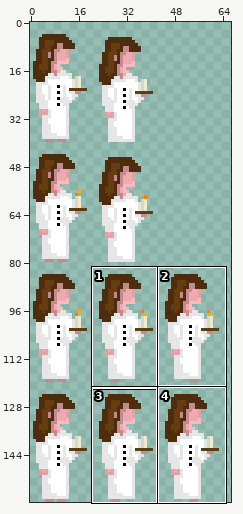
A sprite sheet gets an edit: Assets/Sprites/Game/Player/Player.png. Above, an overview of the earlier version with the close-up marked.
Close-up. The starting point:
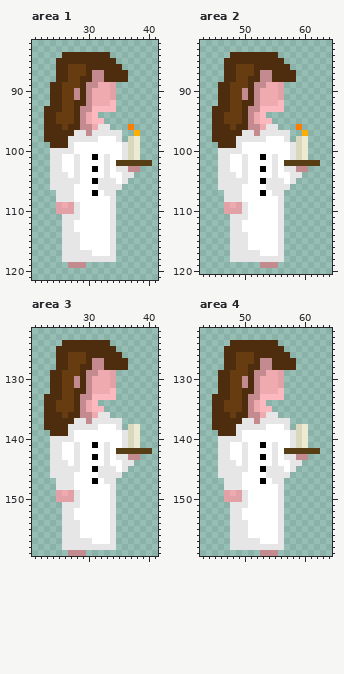
The file is 88x160 pixels. Shown: area 1: x 21..41, y 82..121; area 2: x 43..64, y 82..120; area 3: x 21..41, y 122..159; area 4: x 43..64, y 122..159. The wide view leaves out empty margins.
And afterwards:
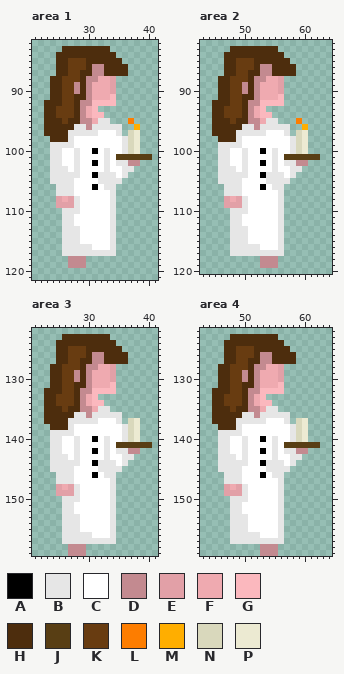
Palette (. is transparent): A #000000  B #e6e6e6  C #ffffff  D #c38a90  E #e2a0a7  F #efaab0  G #fbb8be  H #4d2d0d  J #583e14  K #683c11  L #fd7d00  M #ffae00  N #d9d8bc  P #ecead2
Commit message: Add head bob
The edit:
Changed rows in their new state; - is an unchanged pixel.
Area 1:
first column x 23:
 83 ---HHHHHHHH-------
 84 --H--------H------
 85 ----KKK-----H-----
 86 --------DD---H----
 87 ------H-----------
 88 -H-K---D-FFE..----
 89 -----D--F---------
 91 -----H-----G------
 92 H-----D-GGG-------
 93 --K----F-...------
 94 ---------G--------
 95 --H-H--DFBB---L---
 96 ---H-BB-B--BB-.M--
 97 ----B--B-CCC--NP--
 98 .----CCCC---CB----
 99 -BBB--------------
100 ---CCB--A-B-------
101 --------C---JJJJJJ
102 --------A---BBDD..
103 ---B----C---C-B.--
104 ----B---AB-B--.---
105 -----C--C---B.----
106 -.------AC--.-----
107 --------C-C-------
108 --EFEB------------
109 ---E--------------
110 --.BB-------------
111 -----C------------
113 -----B------------
116 ------BB----------
117 --------BBB-------
118 ---.DDD.....------
Area 2:
first column x 45:
 83 ---HHHHHHHH-------
 84 --H--------H------
 85 ----KKK-----H-----
 86 --------DD---H----
 87 ------H-----------
 88 -H-K---D-FFE..----
 89 -----D--F---------
 91 -----H-----G------
 92 H-----D-GGG-------
 93 --K----F-...------
 94 ---------G--------
 95 --H-H--DFBB---L---
 96 ---H-BB-B--BB-.M--
 97 ----B--B-CCC--NP--
 98 .----CCCC---CB----
 99 -BBB--------------
100 ---CCB--A-B-------
101 --------C---JJJJJJ
102 --------A---BBDD..
103 ---B----C---C-B.--
104 ----B---AB-B--.---
105 -----C--C---B.----
106 -.------AC--.-----
107 --------C-C-------
108 --EFEB------------
109 ---E--------------
110 --.BB-------------
111 -----C------------
113 -----B------------
116 ------BB----------
117 --------BBB-------
118 ---.....DDD.------
Area 3:
first column x 23:
123 ---HHHHHHHH-------
124 --H--------H------
125 ----KKK-----H-----
126 --------DD---H----
127 ------H-----------
128 -H-K---D-FFE..----
129 -----D--F---------
131 -----H-----G------
132 H-----D-GGG-------
133 --K----F-...------
134 ---------G--------
135 --H-H--DFBB-------
136 ---H-BB-B--BB-----
137 ----B--B-CCC--NP--
138 .----CCCC---CB----
139 -BBB--------------
140 ---CCB--A-B-------
141 --------C---JJJJJJ
142 --------A---BBDD..
143 ---B----C---C-B.--
144 ----B---AB-B--.---
145 -----C--C---B.----
146 -.------AC--.-----
147 --------C-C-------
148 --EFEB------------
149 ---E--------------
150 --.BB-------------
151 -----C------------
153 -----B------------
156 ------BB----------
157 --------BBB-------
158 ---.DDD.....------
Area 4:
first column x 45:
123 ---HHHHHHHH-------
124 --H--------H------
125 ----KKK-----H-----
126 --------DD---H----
127 ------H-----------
128 -H-K---D-FFE..----
129 -----D--F---------
131 -----H-----G------
132 H-----D-GGG-------
133 --K----F-...------
134 ---------G--------
135 --H-H--DFBB-------
136 ---H-BB-B--BB-----
137 ----B--B-CCC--NP--
138 .----CCCC---CB----
139 -BBB--------------
140 ---CCB--A-B-------
141 --------C---JJJJJJ
142 --------A---BBDD..
143 ---B----C---C-B.--
144 ----B---AB-B--.---
145 -----C--C---B.----
146 -.------AC--.-----
147 --------C-C-------
148 --EFEB------------
149 ---E--------------
150 --.BB-------------
151 -----C------------
153 -----B------------
156 ------BB----------
157 --------BBB-------
158 ---.....DDD.------
Pixel boxes of the changes (left, top, right, bottom) in both close-ups:
changed: (44, 46, 152, 262)
changed: (212, 46, 320, 262)
changed: (44, 334, 152, 550)
changed: (212, 334, 320, 550)
